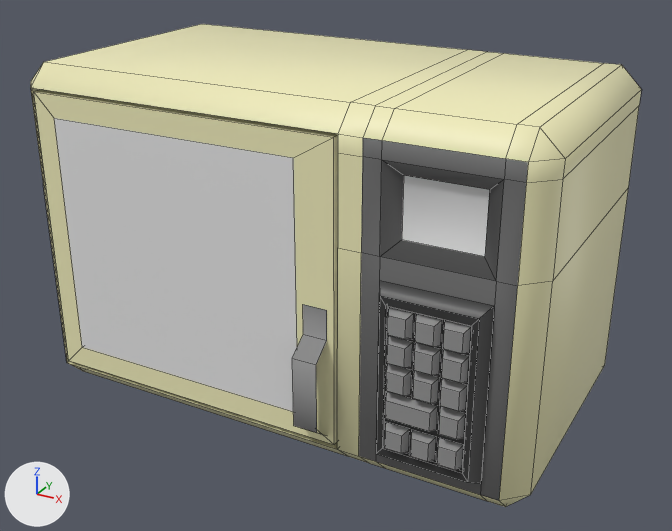
What one commit did to the FBX model Assets/Art/Models/Furniture/Machines/Kitchen/microwave.fbx.
Before and after are seen from a 50 mm camera at (0.624, -1.119, 0.749) aimed at (0.024, -0.029, 0.204). The lights are fixed; the arrows at lower left show +X, +Y and +Z. Mesh edges are drawn as thin lines. Where no turn or scale is listed for an object, it has been applied to the vertices. Vertices at the same position are counted once.

Objects in the first picture: 'Microwave', 'Microwave_Door'.
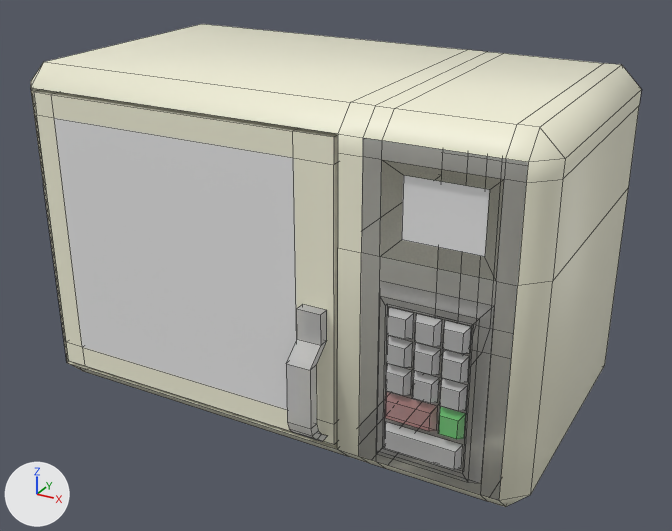
What differs and where, as boxes (x1, y1, x2, y2) in the pictures (672 x 531 px):
'Microwave', surface changed, reshaped (beige to white): (30, 24, 641, 507) in both
'Microwave_Door', surface changed, reshaped (beige to grey): (34, 90, 338, 445) in both
part 1 of me_microwave, deleted: before (410, 430, 436, 462)
part 2 of me_microwave, deleted: before (437, 438, 464, 470)
part 3 of me_microwave, built on: before (384, 422, 410, 453); after (372, 349, 511, 501)
part 4 of me_microwave, surface changed: before (380, 160, 504, 439); after (386, 307, 471, 439)
part 5 of me_microwave, recoloured (beige to white): (30, 24, 641, 507) in both
part 6 of me_microwavedoor, built on: (34, 90, 338, 445) in both
part 7 of me_microwavedoor, recoloured: before (293, 304, 327, 365)

The change, as a list of edits to the scene's bpy script:
```text
Change img_palette05_png:
    img_palette05_png: load_image('Palette05.png', '../../../../Textures/Palette05.png', 256, 256, 'sRGB') -> load_image('Palette05.png', '../../../../Textures/Palette05.png', 256, 256, 'Non-Color')
Add mat_palette05_002:
    mat_palette05_002 = bpy.data.materials.new('Palette05.002')
    # uses the picture img_palette05_png
Change me_microwavedoor:
    used by ob_microwave_door; location = (-0.346, -0.212, 0.245)
    remove me_microwavedoor.from_pydata(...)  # 26 vertices, 22 faces; spans x 0.0..0.468, y -0.028..0.043, z -0.21..0.21
    add me_microwavedoor.from_pydata(...)  # 60 vertices, 60 faces; spans x 0.0..0.468, y -0.043..0.043, z -0.21..0.21
    me_microwavedoor part 6
    2 vertices are removed from x 0.424..0.458, y -0.028, z -0.177
    14 faces are deleted
    20 vertices are added at x 0.424..0.458, y -0.043..-0.015, z -0.199..-0.013
    8 new vertices lie (0.0, 0.0, -0.033) away from vertices in x 0.0..0.468, y 0.0..0.043, z -0.177..0.21
    8 new vertices lie (0.0, 0.0, 0.033) away from vertices in x 0.0..0.468, y 0.0..0.043, z -0.21..0.177
    52 new faces join them, mat_palette05_002
    me_microwavedoor part 7: 6 faces spanning x 0.032..0.458, y -0.028..0.043, z -0.177..0.177 switch from mat_palette05 (picture img_palette05_png) to mat_palette05_002
Change me_microwave:
    used by ob_microwave; location = (0.0, 0.0, 0.0)
    verts and faces of me_microwave; kept vertices keep their numbers, new ones are numbered from 228
    before: 10 (0.351, -0.182, 0.0) at pixel (505, 506), 15 (0.351, 0.182, 0.0), 21 (0.159, 0.182, 0.0), 25 (0.159, -0.182, 0.0) at pixel (369, 463), 65 (0.184, -0.182, 0.0) at pixel (385, 468)
    before: 69 (0.327, -0.182, 0.0) at pixel (487, 501), 76 (0.327, 0.182, 0.0), 78 (0.184, 0.182, 0.0), 203 (0.236, -0.227, 0.071) at pixel (408, 452), 204 (0.236, -0.227, 0.105) at pixel (409, 428)
    before: 205 (0.232, -0.239, 0.075) at pixel (401, 453), 206 (0.232, -0.239, 0.101) at pixel (401, 436)
    remove me_microwave.from_pydata(...)  # 228 vertices, 198 faces; spans x -0.381..0.381, y -0.239..0.212, z 0.0..0.49
    add me_microwave.from_pydata(...)  # 212 vertices, 188 faces; spans x -0.381..0.381, y -0.239..0.212, z 0.0..0.49
    me_microwave part 1: the loose piece of 8 vertices spanning x 0.239..0.271, y -0.239..-0.227, z 0.071..0.105 is deleted
    me_microwave part 2: the loose piece of 8 vertices spanning x 0.275..0.307, y -0.239..-0.227, z 0.071..0.105 is deleted
    me_microwave part 3
    add delete_faces([(10, 69, 65, 25, 21, 78, 76, 15)])
    add verts[203] = (0.306, -0.227, 0.071)  # moved, pixel (461, 468)
    add verts[204] = (0.306, -0.227, 0.105)  # moved, pixel (462, 444)
    add verts[205] = (0.301, -0.239, 0.075)  # moved, pixel (454, 469)
    add verts[206] = (0.301, -0.239, 0.101)  # moved, pixel (455, 452)
    add faces += [(10, 69, 76, 15), (21, 78, 65, 25), (65, 78, 76, 69)]  # mat_palette05_002
    me_microwave part 4: 56 kept faces spanning x 0.184..0.327, y -0.239..-0.197, z 0.071..0.437 get new texture (UV) coordinates
    me_microwave part 5: 184 faces spanning x -0.381..0.381, y -0.239..0.212, z 0.0..0.49 switch from mat_palette05 (picture img_palette05_png) to mat_palette05_002
```
